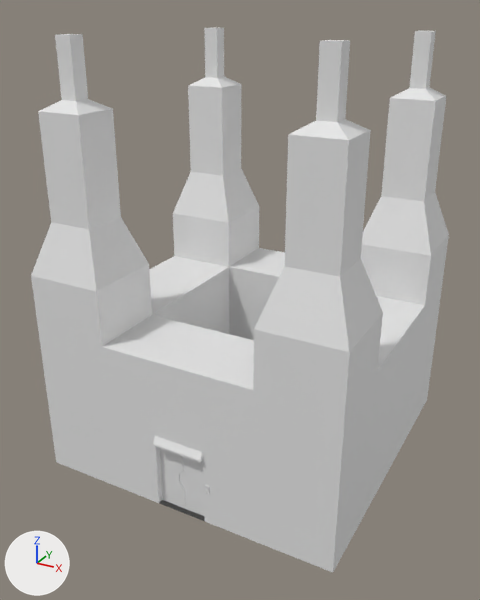
The FBX model KudanDemo/Assets/Models/base.fbx: old version first, new version second.
Rendered twice from a camera (50 mm lens) standing at (1.41, -2.74, 2.13) and looking at (-0.03, -0.12, 0.82). The axes (+X, +Y, +Z) are drawn at lower left. The lights are the same throughout. Materials are left out; every surface is plain grey. Where no turn or scale is listed for an object, it has been applied to the vertices.
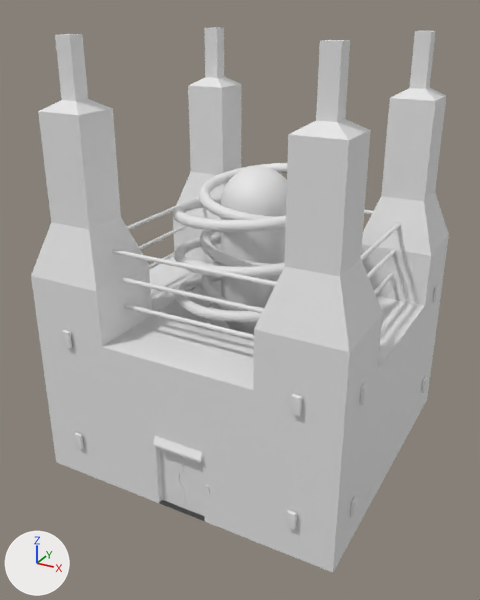
Where the change shows, as pixel boxes [x1, y1, x2, y2] in the pictures (480 x 600 px):
'Helix002', added
    after: [172, 196, 286, 322]
'Helix001', added
    after: [199, 163, 287, 331]
part 1 of me_mesh, built on
    before: [205, 486, 209, 494]
    after: [62, 166, 439, 530]

The edits, one by one:
me_mesh is used by ob_box001; location (-0.002, 0.004, 0.0).
me_mesh had 680 vertices, 1356 faces and spanned x -0.76..0.76, y -0.77..0.76, z 0.0..2.03.
me_mesh now has 3176 vertices, 5624 faces and spans x -0.77..0.77, y -0.78..0.77, z 0.0..2.03.
me_mesh part 1: 104 vertices removed from x 0.14..0.16, y -0.76, z 0.18..0.21; 2882 vertices added at x -0.77..0.77, y -0.78..0.77, z 0.16..1.45.
Mesh me_mesh_002 is new.
It has 3388 vertices, 6772 faces and spans x -0.406..0.406, y -0.406..0.406, z -0.025..0.66.
Mesh me_mesh_001 is new.
It has 4508 vertices, 9012 faces and spans x -0.279..0.279, y -0.279..0.279, z -0.025..0.914.
Object 'Helix002' (ob_helix002) is new; it shows me_mesh_002.
Its location is (0.0, 0.0, 0.692).
Object 'Helix001' (ob_helix001) is new; it shows me_mesh_001.
Its location is (0.0, 0.0, 0.565).
